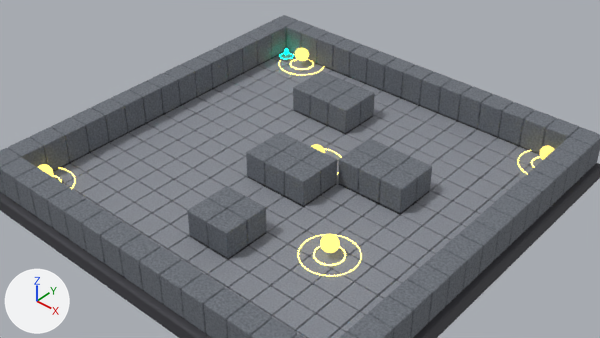
An edit to the Blender file caso1_colocacion_monedas/resultados/caso1_nivel_blender_mapa_b_k5.blend, drawn before and after from the same camera.
One viewpoint serves both versions: the file's camera 'Camara_Nivel'. Every picture has the same lights, and +X, +Y and +Z are marked at lower left. The picture after the commit comes second.
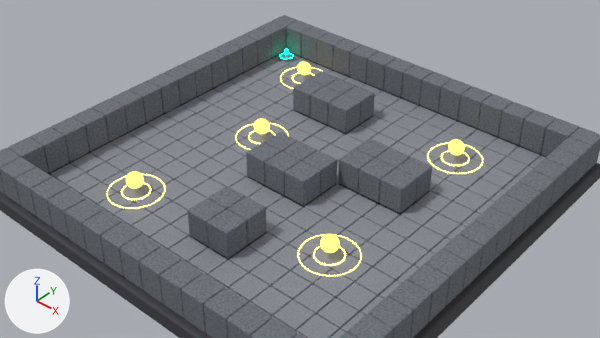
Location of each change, [x1, y1, x2, y2] in pixels of the pictures (600 x 338 px):
```json
{"object": "Moneda_Oro_Cuerpo", "change": "moved", "before": [320, 234, 340, 253], "after": [254, 118, 270, 134]}
{"object": "Moneda_Oro_Cuerpo.003", "change": "moved", "before": [540, 146, 555, 160], "after": [320, 234, 340, 253]}
{"object": "Moneda_Oro_Cuerpo.001", "change": "moved", "before": [295, 48, 309, 61], "after": [448, 139, 465, 156]}
{"object": "Moneda_Oro_Cuerpo.004", "change": "moved", "before": [311, 144, 325, 153], "after": [126, 171, 144, 189]}
{"object": "Moneda_Oro_Cuerpo.002", "change": "moved", "before": [38, 164, 53, 176], "after": [297, 61, 311, 75]}
{"object": "Halo_Ext_Moneda", "change": "moved", "before": [298, 234, 362, 276], "after": [235, 123, 289, 150]}
{"object": "Halo_Ext_Moneda.003", "change": "moved", "before": [518, 150, 531, 174], "after": [298, 234, 362, 276]}
{"object": "Halo_Ext_Moneda.001", "change": "moved", "before": [279, 60, 325, 75], "after": [428, 143, 483, 174]}
{"object": "Halo_Ext_Moneda.004", "change": "moved", "before": [324, 148, 341, 174], "after": [107, 174, 165, 209], "on screen": "mostly hidden before"}
{"object": "Halo_Base_Moneda", "change": "moved", "before": [313, 246, 346, 266], "after": [248, 130, 275, 144]}
{"object": "Halo_Base_Moneda.003", "change": "moved", "before": [531, 156, 540, 167], "after": [313, 246, 346, 266]}
{"object": "Halo_Base_Moneda.001", "change": "moved", "before": [290, 59, 314, 70], "after": [441, 150, 470, 166]}
{"object": "Cilindro.008", "change": "moved", "before": [326, 239, 334, 247], "after": [258, 123, 265, 129]}
{"object": "Halo_Base_Moneda.004", "change": "moved", "after": [121, 182, 151, 200], "on screen": "not visible before"}
{"object": "Halo_Ext_Moneda.002", "change": "moved", "before": [60, 168, 76, 189], "after": [280, 67, 322, 89]}
{"object": "Cilindro.009", "change": "moved", "before": [299, 51, 305, 57], "after": [453, 144, 460, 150]}
{"object": "Cilindro.012", "change": "moved", "after": [131, 176, 138, 183], "on screen": "not visible before"}
{"object": "Cilindro.010", "change": "moved", "before": [42, 169, 47, 173], "after": [301, 65, 307, 71]}
{"object": "Halo_Base_Moneda.002", "change": "moved", "before": [53, 175, 61, 182], "after": [292, 73, 314, 84]}
```

Edits to the scene script, one JSON object a line:
```json
{"op": "set", "path": "ob_moneda_oro_cuerpo.location", "old": "(8.0, -6.0, 1.05)", "new": "(-6.0, 2.0, 1.05)"}
{"op": "set", "path": "ob_toroide_002.location", "old": "(8.0, -6.0, 1.05)", "new": "(-6.0, 2.0, 1.05)"}
{"op": "set", "path": "ob_cilindro_008.location", "old": "(8.0, -6.0, 1.05)", "new": "(-6.0, 2.0, 1.05)"}
{"op": "set", "path": "ob_halo_base_moneda.location", "old": "(8.0, -6.0, 0.03)", "new": "(-6.0, 2.0, 0.03)"}
{"op": "set", "path": "ob_halo_ext_moneda.location", "old": "(8.0, -6.0, 0.03)", "new": "(-6.0, 2.0, 0.03)"}
{"op": "set", "path": "ob_moneda_oro_cuerpo_001.location", "old": "(-12.0, 14.0, 1.05)", "new": "(8.0, 10.0, 1.05)"}
{"op": "set", "path": "ob_toroide_005.location", "old": "(-12.0, 14.0, 1.05)", "new": "(8.0, 10.0, 1.05)"}
{"op": "set", "path": "ob_cilindro_009.location", "old": "(-12.0, 14.0, 1.05)", "new": "(8.0, 10.0, 1.05)"}
{"op": "set", "path": "ob_halo_base_moneda_001.location", "old": "(-12.0, 14.0, 0.03)", "new": "(8.0, 10.0, 0.03)"}
{"op": "set", "path": "ob_halo_ext_moneda_001.location", "old": "(-12.0, 14.0, 0.03)", "new": "(8.0, 10.0, 0.03)"}
{"op": "set", "path": "ob_moneda_oro_cuerpo_002.location", "old": "(-14.0, -14.0, 1.05)", "new": "(-10.0, 12.0, 1.05)"}
{"op": "set", "path": "ob_toroide_008.location", "old": "(-14.0, -14.0, 1.05)", "new": "(-10.0, 12.0, 1.05)"}
{"op": "set", "path": "ob_cilindro_010.location", "old": "(-14.0, -14.0, 1.05)", "new": "(-10.0, 12.0, 1.05)"}
{"op": "set", "path": "ob_halo_base_moneda_002.location", "old": "(-14.0, -14.0, 0.03)", "new": "(-10.0, 12.0, 0.03)"}
{"op": "set", "path": "ob_halo_ext_moneda_002.location", "old": "(-14.0, -14.0, 0.03)", "new": "(-10.0, 12.0, 0.03)"}
{"op": "set", "path": "ob_moneda_oro_cuerpo_003.location", "old": "(14.0, 14.0, 1.05)", "new": "(8.0, -6.0, 1.05)"}
{"op": "set", "path": "ob_halo_base_moneda_003.location", "old": "(14.0, 14.0, 0.03)", "new": "(8.0, -6.0, 0.03)"}
{"op": "set", "path": "ob_halo_ext_moneda_003.location", "old": "(14.0, 14.0, 0.03)", "new": "(8.0, -6.0, 0.03)"}
{"op": "set", "path": "ob_moneda_oro_cuerpo_004.location", "old": "(0.0, 2.0, 1.05)", "new": "(-8.0, -10.0, 1.05)"}
{"op": "set", "path": "ob_toroide_014.location", "old": "(0.0, 2.0, 1.05)", "new": "(-8.0, -10.0, 1.05)"}
{"op": "set", "path": "ob_cilindro_012.location", "old": "(0.0, 2.0, 1.05)", "new": "(-8.0, -10.0, 1.05)"}
{"op": "set", "path": "ob_halo_base_moneda_004.location", "old": "(0.0, 2.0, 0.03)", "new": "(-8.0, -10.0, 0.03)"}
{"op": "set", "path": "ob_halo_ext_moneda_004.location", "old": "(0.0, 2.0, 0.03)", "new": "(-8.0, -10.0, 0.03)"}
```
